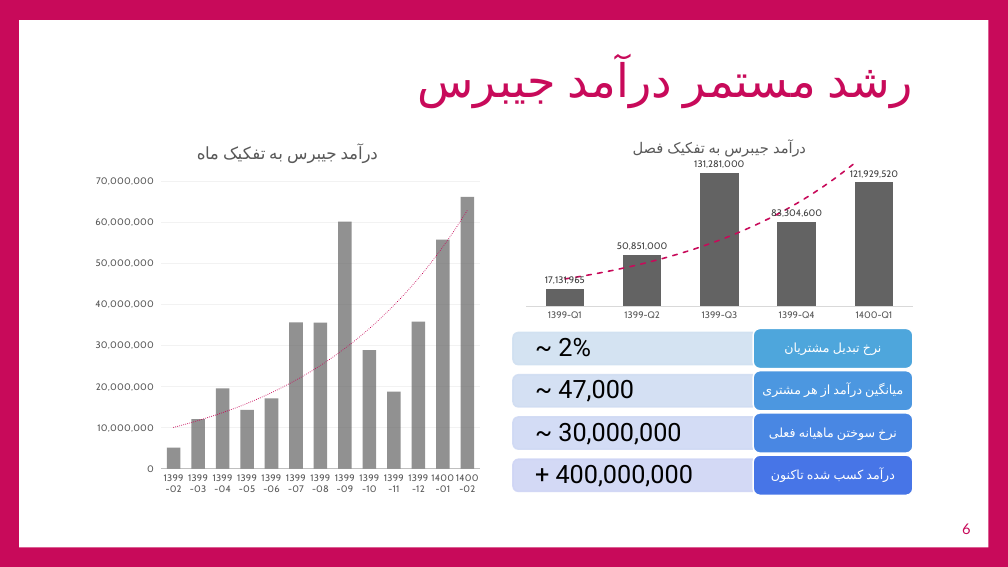
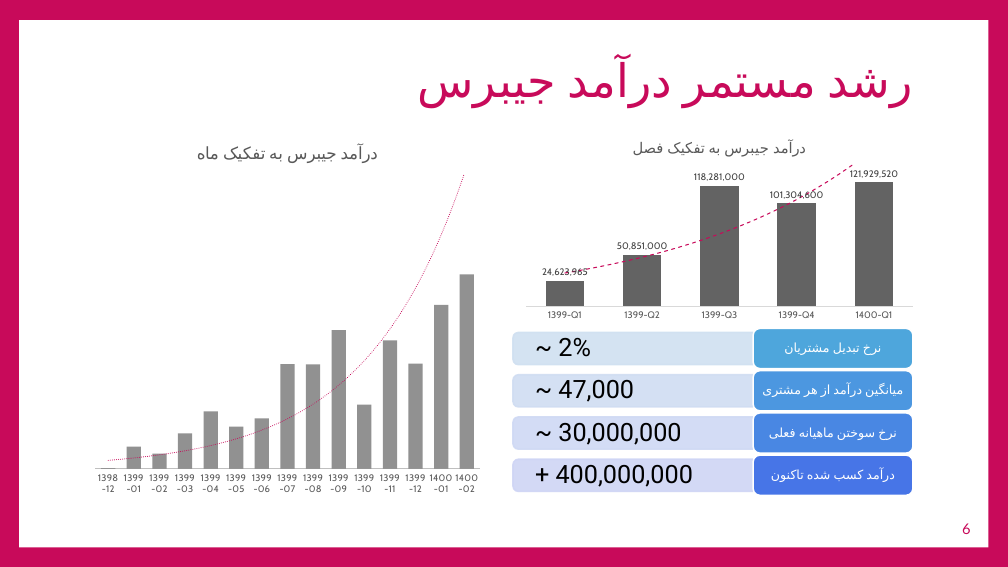
Before and after one commit to ghasemizade/talambar_cdn, a slide deck: slide 6 of business/PitchDeck/JIbres-PitchDeck-v1.pptx. Drawn at 1008x567 pixels with LibreOffice and Linux fonts; fonts in the diff are those of the drawing; background and template pictures are left out. Boxes give left, top, right and bottom in pixels: in the first picture for what was removed or moved away, otherwise in the second. Text is boxed around its words. In the diff, an @@ line names an element or a change of style, - is before the commit and + after.

```diff
--- a/business/PitchDeck/JIbres-PitchDeck-v1.pptx
+++ b/business/PitchDeck/JIbres-PitchDeck-v1.pptx
@@ column chart at [88, 130, 488, 503] @@
-categories: 1399-02, 1399-03, 1399-04, 1399-05, 1399-06, 1399-07, 1399-08, 1399-09, 1399-10, 1399-11, 1399-12, 1400-01, 1400-02
+categories: 1398-12, 1399-01, 1399-02, 1399-03, 1399-04, 1399-05, 1399-06, 1399-07, 1399-08, 1399-09, 1399-10, 1399-11, 1399-12, 1400-01, 1400-02
-Series 1: 5000000, 12000000, 20000000, 14000000, 17000000, 36000000, 36000000, 60000000, 29000000, 19000000, 36000000, 56000000, 66000000
+Series 1: 0, 11, 8, 18, 29, 22, 26, 54, 54, 71, 33, 66, 54, 84, 100
@@ value axis changed @@
@@ column chart at [518, 130, 920, 325] @@
@@ Series 1, 1399-Q1: 17131965 to 24623965 @@
@@ Series 1, 1399-Q3: 131281000 to 118281000 @@
@@ Series 1, 1399-Q4: 83304600 to 101304600 @@
```
Also in this commit, not shown: 2 other slides changed, 3 other files.
